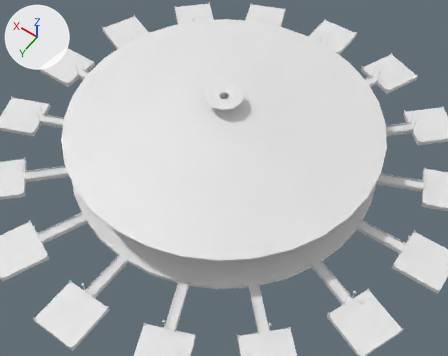
The Blender file OSVU/Assets/Models/SpaceStation/SpaceStation.blend, before and after one commit.
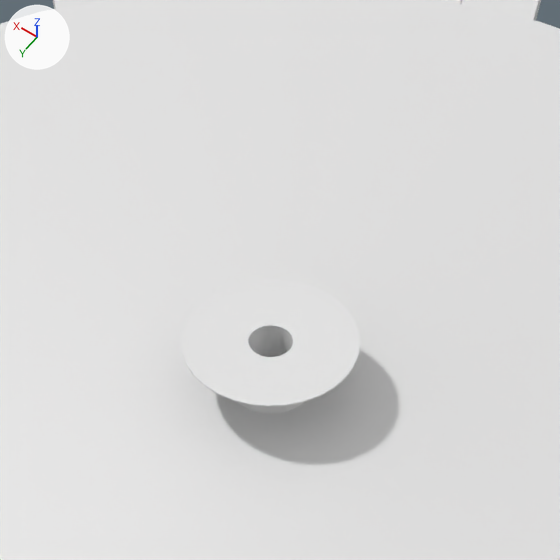
Old and new are each drawn whole from a 50 mm lens placed at (-108.3, 151.7, 217.8), pointed at (-16.7, 23.6, 16.5) and again close up on the part from 37% to 64% of the width and 6% to 40% of the height. The lights are fixed; the arrows at upper left show +X, +Y and +Z.

In view in the first close-up: 'Platform14', 'Top'.
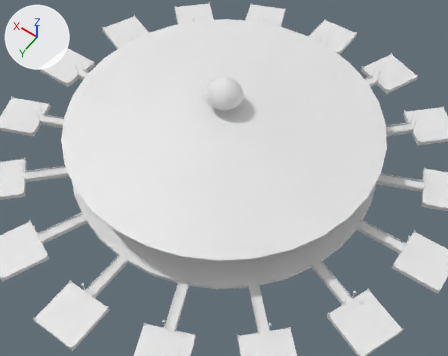
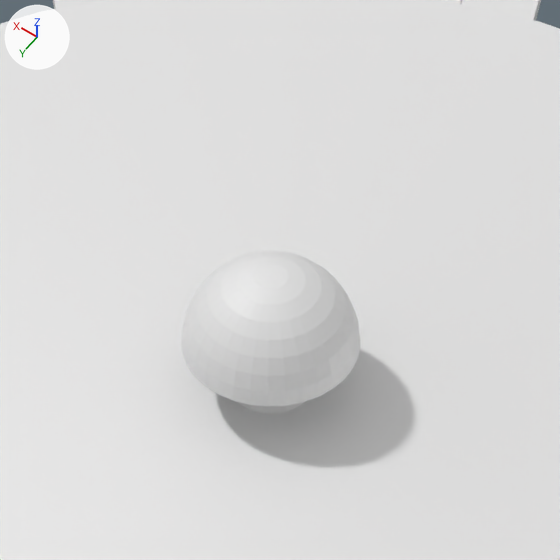
Changed parts and their boxes [x1, y1, x2, y2] in the close-ups (560 x 560 px):
'Dome', shown: after [181, 251, 360, 406]

Patch to the scene script:
```diff
--- a/OSVU/Assets/Models/SpaceStation/SpaceStation.blend.py
+++ b/OSVU/Assets/Models/SpaceStation/SpaceStation.blend.py
@@ ob_dome @@
 ob_dome.location = (0.0, 0.0, 0.0)
-ob_dome.hide_set(True)
```
